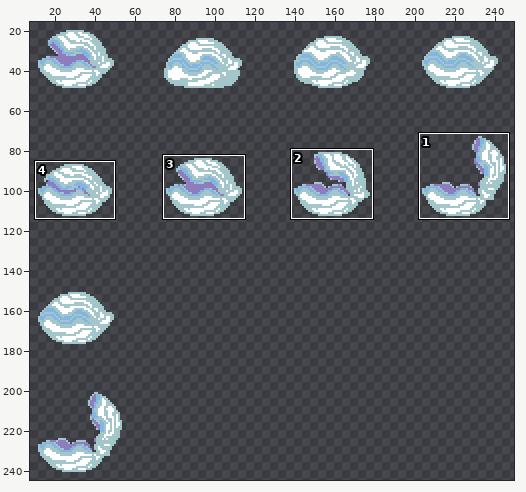
One commit to this sprite sheet: godot/assets/gfx/environment/clam.png. Above, an overview of the earlier version with the close-up marked.
Close-up. Before the edit:
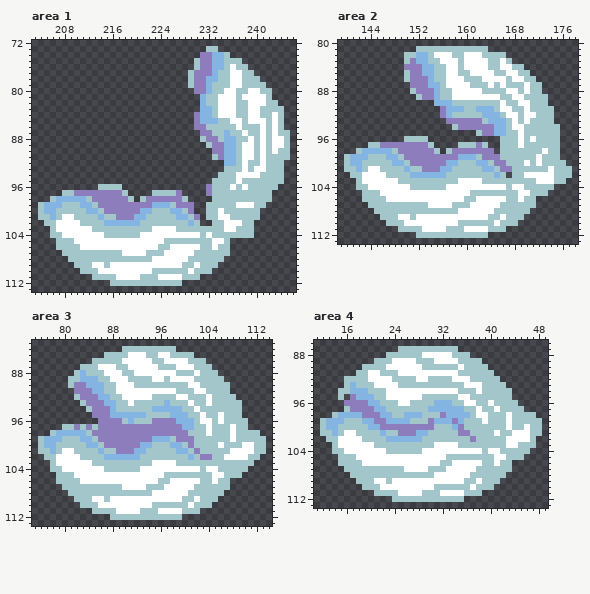
The file is 256x256 pixels. Shown: area 1: x 203..246, y 72..113; area 2: x 139..178, y 80..113; area 3: x 75..114, y 83..113; area 4: x 11..49, y 86..113. The wide view leaves out empty margins. The commit also changed other parts of the picture, which this record leaves out.
The result:
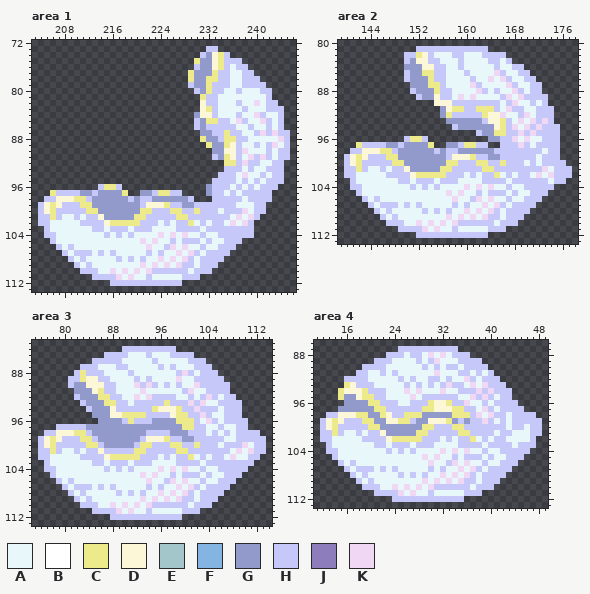
Palette (. is transparent): A #e7f7fa  B #ffffff  C #edea8b  D #fcf8d7  E #a3c6ca  F #83b4e2  G #9299cb  H #c6c8fa  J #8d7dbc  K #f0d8f5
The exact change:
Changed rows in their new state; - is an unchanged pixel.
Area 1:
first column x 204:
 73 ----------------------------HH------------
 74 ---------------------------HGDCH----------
 75 --------------------------CGGDCHHH--------
 76 --------------------------HGGDCHAHH-------
 77 -------------------------CGGGCHHAAHH------
 78 -------------------------CGGCCHHAAHHH-----
 79 -------------------------HGGCHHHAAHHHH----
 80 --------------------------HGCHHAAHAAAHH---
 81 ---------------------------CHHAAAAAAAAH---
 82 ---------------------------DHHAAAHAAKAHH--
 83 ---------------------------DCHAAAAHAAAHHH-
 84 --------------------------GDDHAAAHAAKHAAH-
 85 --------------------------HGCCHHAKHAAKHAH-
 86 --------------------------HGHHHHHAAHAAHAH-
 87 ---------------------------GGHHCHHAAHKHKHH
 88 ---------------------------CGGHCCHHAAAAAKH
 89 ----------------------------CGGCDHAAHAHKAH
 90 -----------------------------GGDDHKAAAHAHH
 91 -----------------------------HGCDHAKHKHAHH
 92 -------------------------------CCHKHHAAHH-
 93 -------------------------------HHHAHAAHHH-
 94 ------------------------------HHHAKAAHAHH-
 95 -----------------------------HHHHAHAHAHHH-
 96 ----------HCCH--------------GHHHAHAHAHHH--
 97 --CHHHHGGHGGGGC--GGHCCHH----GHHAHAHHHHH---
 98 -HHDDDCCHGGGGGGHGHHGGGGGGH---HHHHHAHHHH---
 99 HDCDHHHCCGGGGGGGGHDDDCHHGGHHHHHHHAAAHH----
100 HDCHHHHHCCGGGGGGGCCHHHCCHHCHHHAHHHKAHH----
101 HHCHAAHAHHDGGGGGCCHHHHHCCHHHHHHHAKAKH-----
102 HHAAAAAHHHHDCCCCCHHHAHAHHCAHAHHAKAKH------
103 -HAAAAAAAHHAHHHAHHHAAAAHHHHAHHHHHHHH------
104 -HHAAAAAAAAHAHAHAAAAKAKAKAAHAAHHHHHH------
105 --HAAAAAAAAAAAAAAKAKAAHAHHHAHAAHHH--------
106 ---HAHAAAAAAAAAAAAKAAHKAKAAHAAHHH---------
107 ----HAHHHAHAHAAAAAHAHAAKAKHAHHHH----------
108 -----HAHAAAAAHAHAHAAKAKAKHAHHHH-----------
109 ------HAHAAAAAAAAKAKAKAKHHAHHH------------
110 -------HHHAAKAKAKAKHHHHHHAHHH-------------
111 ---------HHHHKAKAAHAAAAAHHH---------------
112 ------------HHHHHHHHHHHH------------------
Area 2:
first column x 140:
 81 ------------HHHHHHHHHHHH--------------
 82 ----------HHCDHAAAHHAAAHHHH-----------
 83 ----------HGDDHHAAAHAAAAHHAH----------
 84 ----------GGGDDHHAAHAAAAAHAAHH--------
 85 ----------HGGCCHHAAAHAAAAKHAAHH-------
 86 ----------HGGGCHHAAAAHAAKAKHAAHH------
 87 -----------GGGCCHAAAAKHAAAAKHAAHH-----
 88 -----------HGGGCHHAAAAKHAHAAKHAHH-----
 89 ------------HGGDHHAKAKAAAAHKAKHHHH----
 90 ---------------DDDHHHHHHHHAHKAAHAH----
 91 ----------------GDCCHHCCCHAKHHAAHHH---
 92 ----------------GCHHHHHCDDKAAHKAHHH---
 93 -----------------GGGGGGHDDCHAKAKHKH---
 94 ------------------HGGGGGGDCHKAKHKHHH--
 95 ----------------------HGGCCHHKHKHHHH--
 96 ----------HCCH----------GGHHKAKAAHHH--
 97 --CHHHHGGHGGGGC--GGHCCHH--HHHKHAHHHH--
 98 -HHDDDCCHGGGGGGHGHHGGGGGGHHHHHHHHAHH--
 99 HDCDHHHCCGGGGGGGGHDDDCHHGGHHHHHHAHHH--
100 HDCHHHHHCCGGGGGGGCCHHHCCHHCHHHAHAHHHH-
101 HHCHAAHAHHDGGGGGCCHHHHHCCHHHHHHHHKAHHH
102 HHAAAAAHHHHDCCCCCHHHAHAHHCAHAHHAKAKHHH
103 -HAAAAAAAHHAHHHAHHHAAAAHHHHAHHHHHHAHH-
104 -HHAAAAAAAAHAHAHAAAAKAKAKAAHAAHHHHH---
105 --HAAAAAAAAAAAAAAKAKAAHAHHHAHAAHHH----
106 ---HAHAAAAAAAAAAAAKAAHKAKAAHAAHHH-----
107 ----HAHHHAHAHAAAAAHAHAAKAKHAHHHH------
108 -----HAHAAAAAHAHAHAAKAKAKHAHHHH-------
109 ------HAHAAAAAAAAKAKAKAKHHAHHH--------
110 -------HHHAAKAKAKAKHHHHHHAHHH---------
111 ---------HHHHKAKAAHAAAAAHHH-----------
112 ------------HHHHHHHHHHHH--------------
Area 3:
first column x 76:
 84 --------------HHHHHHHHH---------------
 85 -----------HHHHAAAHAAAHHHH------------
 86 ---------HHHHHAAAAAHAAAAAHHH----------
 87 -------HHHAAAHHAAAAAHAHAAAHHH---------
 88 ------HCHHHAAAAHAAAAAAAHKHAHHH--------
 89 -----HHCDDHHAAAAHAHAAAAKAAHHHHH-------
 90 -----HGGDDDHHAAAKHKHAHAHAAKHHHHH------
 91 ------GGGDCHHAAAAKAAAAAAHKAAHHHH------
 92 ------HGGGCCHHAAKAKHHHHAAHAHKHAHH-----
 93 -------HGGGCCHHAHHHHHCHHHKHKAAHHHH----
 94 --------HGGGDHHHHHHCDDDCHHKHHHAHHH----
 95 ---------GGGDDCCCCHHHHDCCHHKHAAHHH----
 96 ----------GGGGHCHHHGGGGCCCHAKHAHHHH---
 97 ---HHHHHGGGGGGGGGGGGGGGGCCHHAAHAAHH---
 98 -HHDDDCCHGGGGGGGGGHHHHGGGHHHAHAHAHHHH-
 99 HDCDHHHCCHGGGGGGGHDDDCHHGGHHHHHAAHHHHH
100 HDCHHHHHCCHGGGGGHCCHHHCCHHCHHHAHHHKAHH
101 HHCHAAHAHHDHHHHHCCHHHHHCCHHHHHHHAKAKHH
102 HHAAAAAHHHHDCCCCCHHHAHAHHCAHAHHAKAAHH-
103 -HAAAAAAAHHAHHHAHHHAAAAHHHHAHHHHHHHH--
104 -HHAAAAAAAAHAHAHAAAAKAKAKAAHAAHHHHH---
105 --HAAAAAAAAAAAAAAKAKAAHAHHHAHAAHHH----
106 ---HAHAAAAAAAAAAAAKAAHKAKAAHAAHHH-----
107 ----HAHHHAHAHAAAAAHAHAAKAKHAHHHH------
108 -----HAHAAAAAHAHAHAAKAKAKHAHHHH-------
109 ------HAHAAAAAAAAKAKAKAKHHAHHH--------
110 -------HHHAAKAKAKAKHHHHHHAHHH---------
111 ---------HHHHKAKAAHAAAAAHHH-----------
112 ------------HHHHHHHHHHHH--------------
Area 4:
first column x 12:
 87 -------------HHHHHHHHHH--------------
 88 -----------HHHAHHAKAKAHHH------------
 89 ---------HHHAAAAHAHKAAAHHHH----------
 90 -------HHHHAAAAAAHAHAHHAHHHH---------
 91 ------HHAAHAHAAAAAAKAAAHHAHAH--------
 92 ----HHHHAAAAAHAHAAHHAHAAKHAHHH-------
 93 ----CDHHHAAAAAHAHAHAHKHHAKAKHHH------
 94 ---CDDDCHHHAAAKAKAAAKAAHHHKHKHHH-----
 95 ---CGGDCCHHAAAAKAHHHHHHAAKHKHAHH-----
 96 ----GGGGCCHHHAAHHHCDDCHHKAAHAHHHH----
 97 ---GGGGGGCCHHHHHHCCDDDCCHHAKHAHHHH---
 98 -HHDDDCCGGCDHHCCCGGGGGCCCHKAKHHAHHHH-
 99 HDCDHHHCCGGDDCCHGGDDDCGHGHHKHAHAHHHHH
100 HDCHHHHHCCGGGGGGGCCHHHCCHHHHHHHAHHAHH
101 HHCHAAHAHHDGGGGGCCHHHHHCCHHHHAHHAAAHH
102 HHAAAAAHHHHDCCCCCHHHAHAHHCAHAHHAAAAH-
103 -HAAAAAAAHHAHHHAHHHAAAAHHHHAHHHHAHHH-
104 -HHAAAAAAAAHAHAHAAAAKAKAKAAHAAHHHHH--
105 --HAAAAAAAAAAAAAAKAKAAHAHHHAHAAHHH---
106 ---HAHAAAAAAAAAAAAKAAHKAKAAHAAHHH----
107 ----HAHHHAHAHAAAAAHAHAAKAKHAHHHH-----
108 -----HAHAAAAAHAHAHAAKAKAKHAHHHH------
109 ------HAHAAAAAAAAKAKAKAKHHAHHH-------
110 -------HHHAAKAKAKAKHHHHHHAHHH--------
111 ---------HHHHKAKAAHAAAAAHHH----------
112 ------------HHHHHHHHHHHH-------------
Pixel boxes of the changes (left, top, right, bottom) in both close-ups:
changed: (38, 46, 290, 286)
changed: (344, 46, 572, 238)
changed: (38, 346, 266, 520)
changed: (320, 346, 542, 502)
